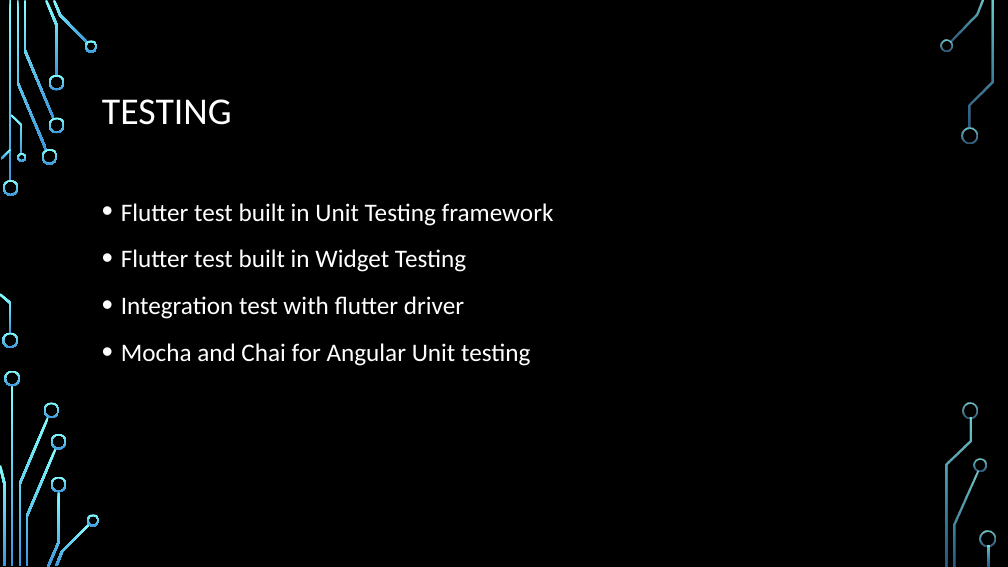
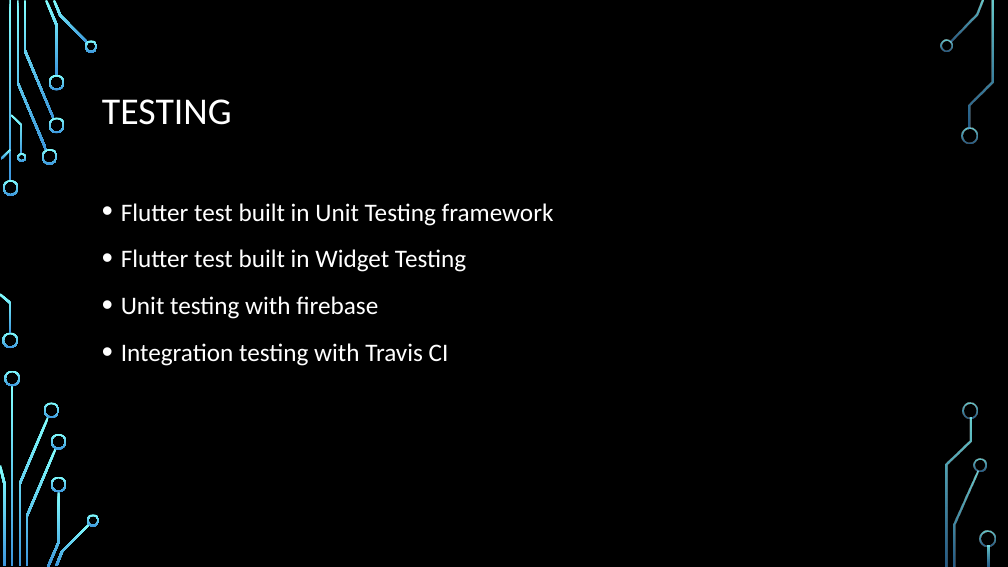
Before and after one commit to cos301-2019-se/Taxi-Boss, a slide deck: slide 7 of Supreme internect demo 1.pptx. Drawn at 1008x567 pixels with LibreOffice and Linux fonts; fonts in the diff are those of the drawing; background and template pictures are left out. Boxes give left, top, right and bottom in pixels: in the first picture for what was removed or moved away, otherwise in the second. Text is boxed around its words. In the diff, an @@ line names an element or a change of style, - is before the commit and + after.

```diff
--- a/Supreme internect demo 1.pptx
+++ b/Supreme internect demo 1.pptx
@@ text at (121, 296, 449, 366): text changed @@
-• Integration test with flutter driver
-• Mocha and Chai for Angular Unit testing
+• Unit testing with firebase
+• Integration testing with Travis CI
```
Also in this commit, not shown: 2 other slides changed, 8 slides added, 7 slides removed, 2 other files.
